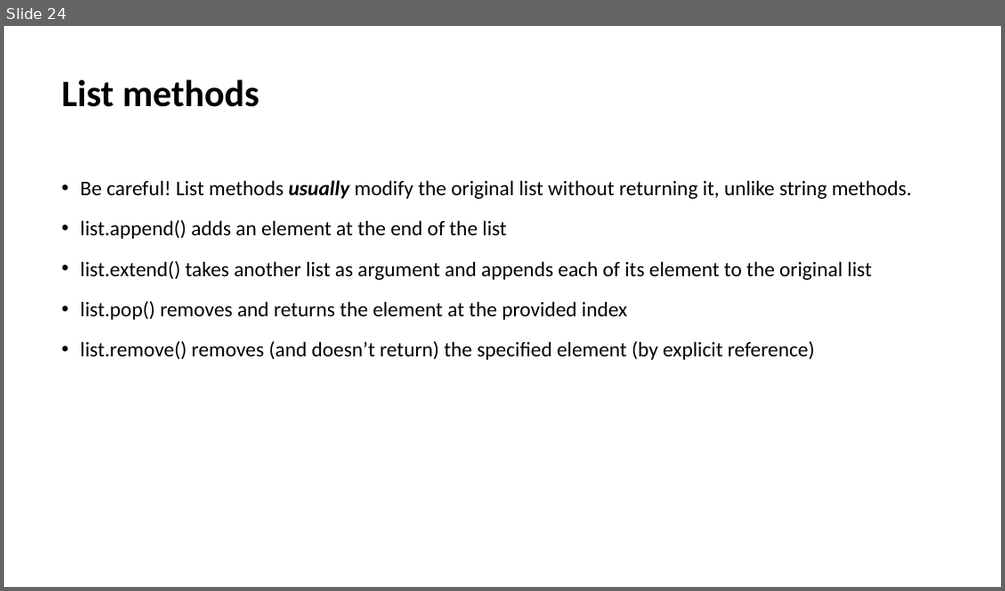
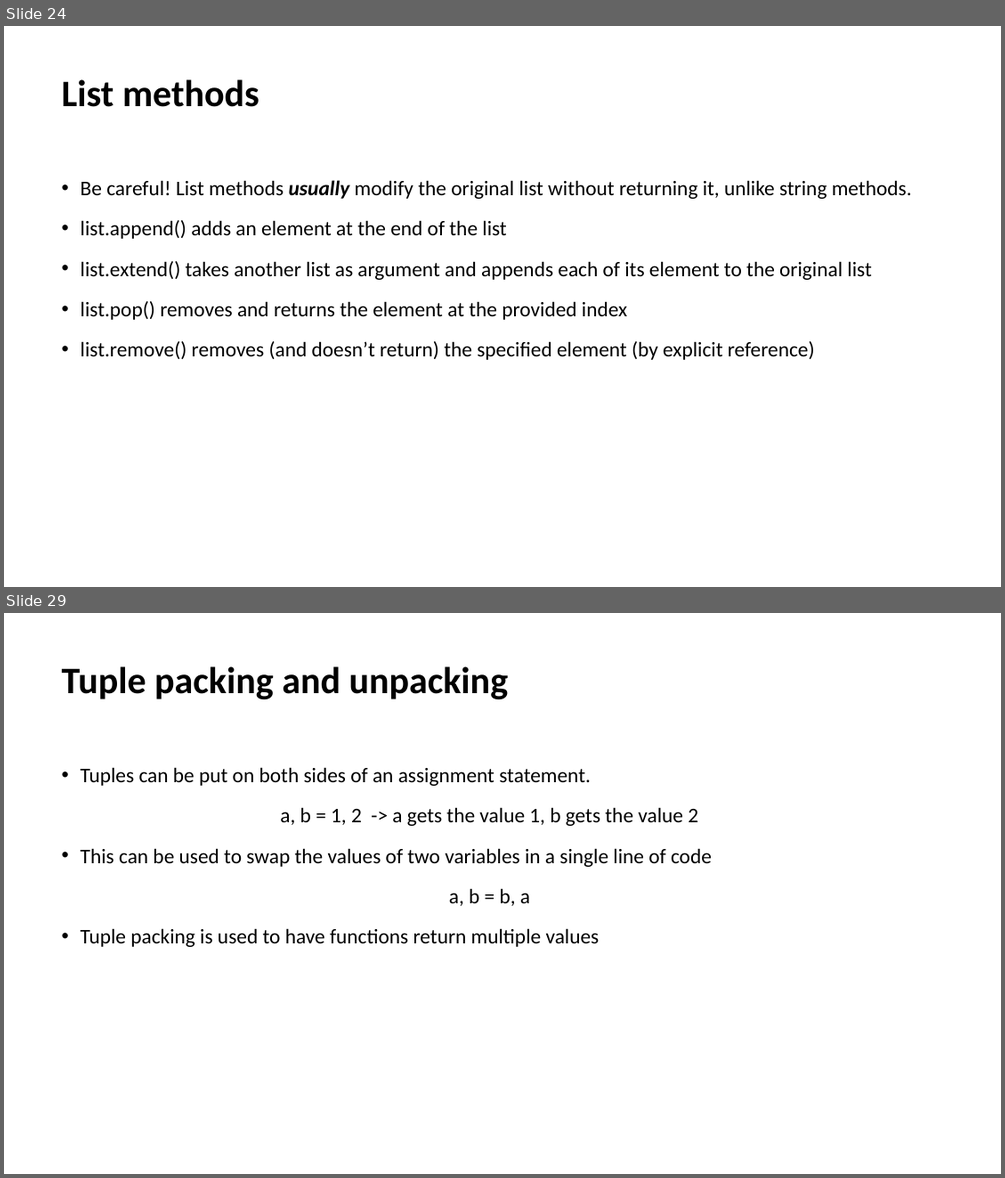
Before and after one commit to Andreher00/biomina-training, a slide deck: Introduction to Python and Data Analysis.pptx. Shown one above the other, each under a label of ours: slide 24 before the commit, slides 24 and 29 after it; the slides between them are not shown. The pictures are 1005x591 and 1005x1178 pixels, drawn with LibreOffice and Linux fonts; fonts in the diff are those of the drawing. Boxes give left, top, right and bottom in pixels: in the first picture for what was removed or moved away, otherwise in the second. Text is boxed around its words. In the diff, an @@ line names an element or a change of style, - is before the commit and + after.

Commit message:
Add dict and tuples

```diff
--- a/Introduction to Python and Data Analysis.pptx
+++ b/Introduction to Python and Data Analysis.pptx
@@ slide 29 added at box(4, 613, 1001, 1174), background #FFFFFF @@
@@ title added at box(62, 666, 509, 699), 36 pt, text #000000, bold @@
+Tuple packing and unpacking
@@ text added at box(81, 767, 712, 947), 20 pt, text #000000 @@
+• Tuples can be put on both sides of an assignment statement.
+a, b = 1, 2 -> a gets the value 1, b gets the value 2
+• This can be used to swap the values of two variables in a single line of code
+a, b = b, a
+• Tuple packing is used to have functions return multiple values
```
Also in this commit, not shown: 2 slides changed, 2 other slides added.
